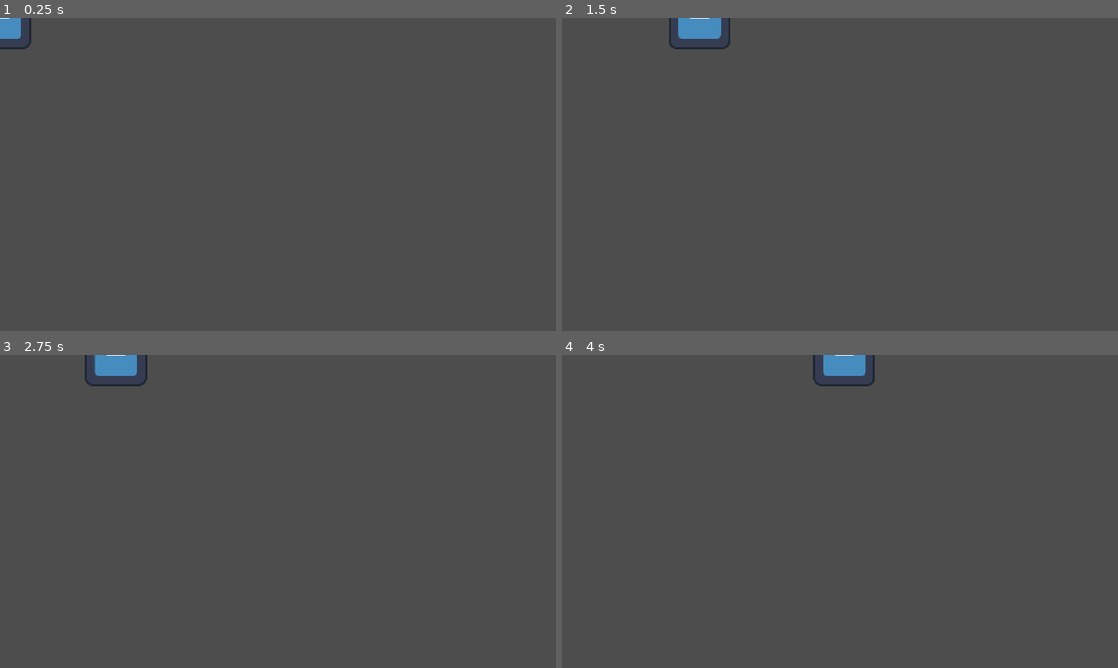
Above: before the commit, frames 1-4 (two rows, left to right).
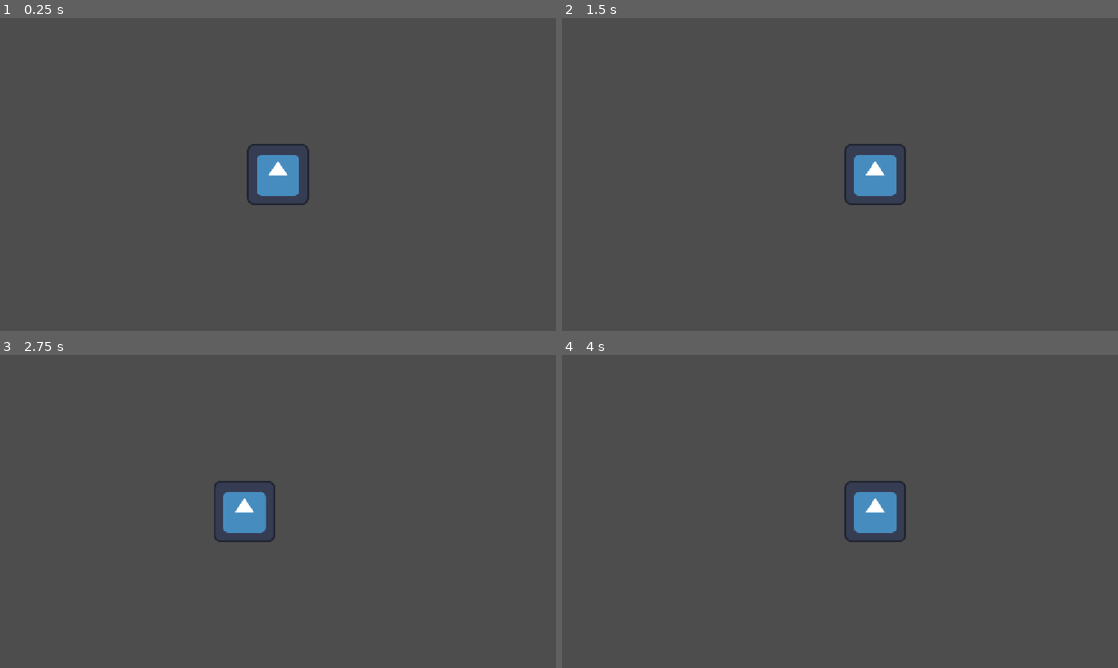
Above: after the commit, the same moments.

Repository: DanielDe8/Moonrunner
Game: Godot game, scene res://Scenes/Main.tscn
Two runs of this game, one before a commit and one after it. Both use one fixed random seed, a clock stepped at 60 frames per second and the inputs below. The engine's default icon, where the game draws it, is replaced by a stand-in: a white triangle on a blue panel in a dark square.
Inputs:
- Up to frame 1 (0.25 s): no input
- Up to frame 2 (1.5 s): tap Enter (ui_accept) at 0.5, 0.6, 0.77, 1.07, 1.35 s; hold Right (ui_right) from 0.53 s (still down)
- Up to frame 3 (2.75 s): tap Enter (ui_accept) at 1.52, 1.82, 2.1 s; release Right (ui_right) at 2.03 s; hold Left (ui_left) from 2.03 s (still down)
- Up to frame 4 (4 s): release Left (ui_left) at 2.78 s; hold Right (ui_right) from 2.78 s (still down); tap Enter (ui_accept) at 2.85, 3.02, 3.32, 3.6, 3.77 s

The runs differ from the first frame. In frame 1, 1.6% of the frame differs, in the area x 0-56%, y 0-60%; in frame 2, 1.9%; in frame 3, 1.9%; in frame 4, 2.0%, in the area x 45-62%, y 0-60%.

Commit message:
add basic player movement

Diff:
--- a/Objects/Player.tscn
+++ b/Objects/Player.tscn
@@ -2,6 +2,10 @@
 
 [ext_resource type="Script" uid="uid://beck1r130srfd" path="res://Scripts/player.gd" id="1_8r7yd"]
 [ext_resource type="Texture2D" uid="uid://u6ipfxc83v4x" path="res://Assets/icon.svg" id="2_n6db0"]
+
+[sub_resource type="CapsuleShape2D" id="CapsuleShape2D_s0lj0"]
+radius = 62.0
+height = 124.0
 
 [node name="Player" type="CharacterBody2D" unique_id=1788329522]
 motion_mode = 1
@@ -9,3 +13,9 @@
 
 [node name="Sprite2D" type="Sprite2D" parent="." unique_id=439105771]
 texture = ExtResource("2_n6db0")
+
+[node name="Camera2D" type="Camera2D" parent="." unique_id=569772186]
+position_smoothing_enabled = true
+
+[node name="CollisionShape2D" type="CollisionShape2D" parent="." unique_id=1862852225]
+shape = SubResource("CapsuleShape2D_s0lj0")
--- a/Scripts/player.gd
+++ b/Scripts/player.gd
@@ -1,21 +1,12 @@
 extends CharacterBody2D
 
 
-const SPEED = 300.0
-const JUMP_VELOCITY = -400.0
+@export var speed = 400
 
+func get_input():
+	var input_direction = Input.get_vector("left", "right", "up", "down")
+	velocity = input_direction * speed
 
-func _physics_process(delta: float) -> void:
-	# Handle jump.
-	if Input.is_action_just_pressed("ui_accept") and is_on_floor():
-		velocity.y = JUMP_VELOCITY
-
-	# Get the input direction and handle the movement/deceleration.
-	# As good practice, you should replace UI actions with custom gameplay actions.
-	var direction := Input.get_axis("ui_left", "ui_right")
-	if direction:
-		velocity.x = direction * SPEED
-	else:
-		velocity.x = move_toward(velocity.x, 0, SPEED)
-
+func _physics_process(delta: float):
+	get_input()
 	move_and_slide()
--- a/project.godot
+++ b/project.godot
@@ -20,6 +20,33 @@
 window/stretch/mode="canvas_items"
 window/stretch/aspect="expand"
 
+[input]
+
+left={
+"deadzone": 0.2,
+"events": [Object(InputEventKey,"resource_local_to_scene":false,"resource_name":"","device":-1,"window_id":0,"alt_pressed":false,"shift_pressed":false,"ctrl_pressed":false,"meta_pressed":false,"pressed":false,"keycode":0,"physical_keycode":4194319,"key_label":0,"unicode":0,"location":0,"echo":false,"script":null)
+, Object(InputEventKey,"resource_local_to_scene":false,"resource_name":"","device":-1,"window_id":0,"alt_pressed":false,"shift_pressed":false,"ctrl_pressed":false,"meta_pressed":false,"pressed":false,"keycode":0,"physical_keycode":65,"key_label":0,"unicode":97,"location":0,"echo":false,"script":null)
+]
+}
+right={
+"deadzone": 0.2,
+"events": [Object(InputEventKey,"resource_local_to_scene":false,"resource_name":"","device":-1,"window_id":0,"alt_pressed":false,"shift_pressed":false,"ctrl_pressed":false,"meta_pressed":false,"pressed":false,"keycode":0,"physical_keycode":4194321,"key_label":0,"unicode":0,"location":0,"echo":false,"script":null)
+, Object(InputEventKey,"resource_local_to_scene":false,"resource_name":"","device":-1,"window_id":0,"alt_pressed":false,"shift_pressed":false,"ctrl_pressed":false,"meta_pressed":false,"pressed":false,"keycode":0,"physical_keycode":68,"key_label":0,"unicode":100,"location":0,"echo":false,"script":null)
+]
+}
+up={
+"deadzone": 0.2,
+"events": [Object(InputEventKey,"resource_local_to_scene":false,"resource_name":"","device":-1,"window_id":0,"alt_pressed":false,"shift_pressed":false,"ctrl_pressed":false,"meta_pressed":false,"pressed":false,"keycode":0,"physical_keycode":4194320,"key_label":0,"unicode":0,"location":0,"echo":false,"script":null)
+, Object(InputEventKey,"resource_local_to_scene":false,"resource_name":"","device":-1,"window_id":0,"alt_pressed":false,"shift_pressed":false,"ctrl_pressed":false,"meta_pressed":false,"pressed":false,"keycode":0,"physical_keycode":87,"key_label":0,"unicode":119,"location":0,"echo":false,"script":null)
+]
+}
+down={
+"deadzone": 0.2,
+"events": [Object(InputEventKey,"resource_local_to_scene":false,"resource_name":"","device":-1,"window_id":0,"alt_pressed":false,"shift_pressed":false,"ctrl_pressed":false,"meta_pressed":false,"pressed":false,"keycode":0,"physical_keycode":4194322,"key_label":0,"unicode":0,"location":0,"echo":false,"script":null)
+, Object(InputEventKey,"resource_local_to_scene":false,"resource_name":"","device":-1,"window_id":0,"alt_pressed":false,"shift_pressed":false,"ctrl_pressed":false,"meta_pressed":false,"pressed":false,"keycode":0,"physical_keycode":83,"key_label":0,"unicode":115,"location":0,"echo":false,"script":null)
+]
+}
+
 [physics]
 
 3d/physics_engine="Jolt Physics"
